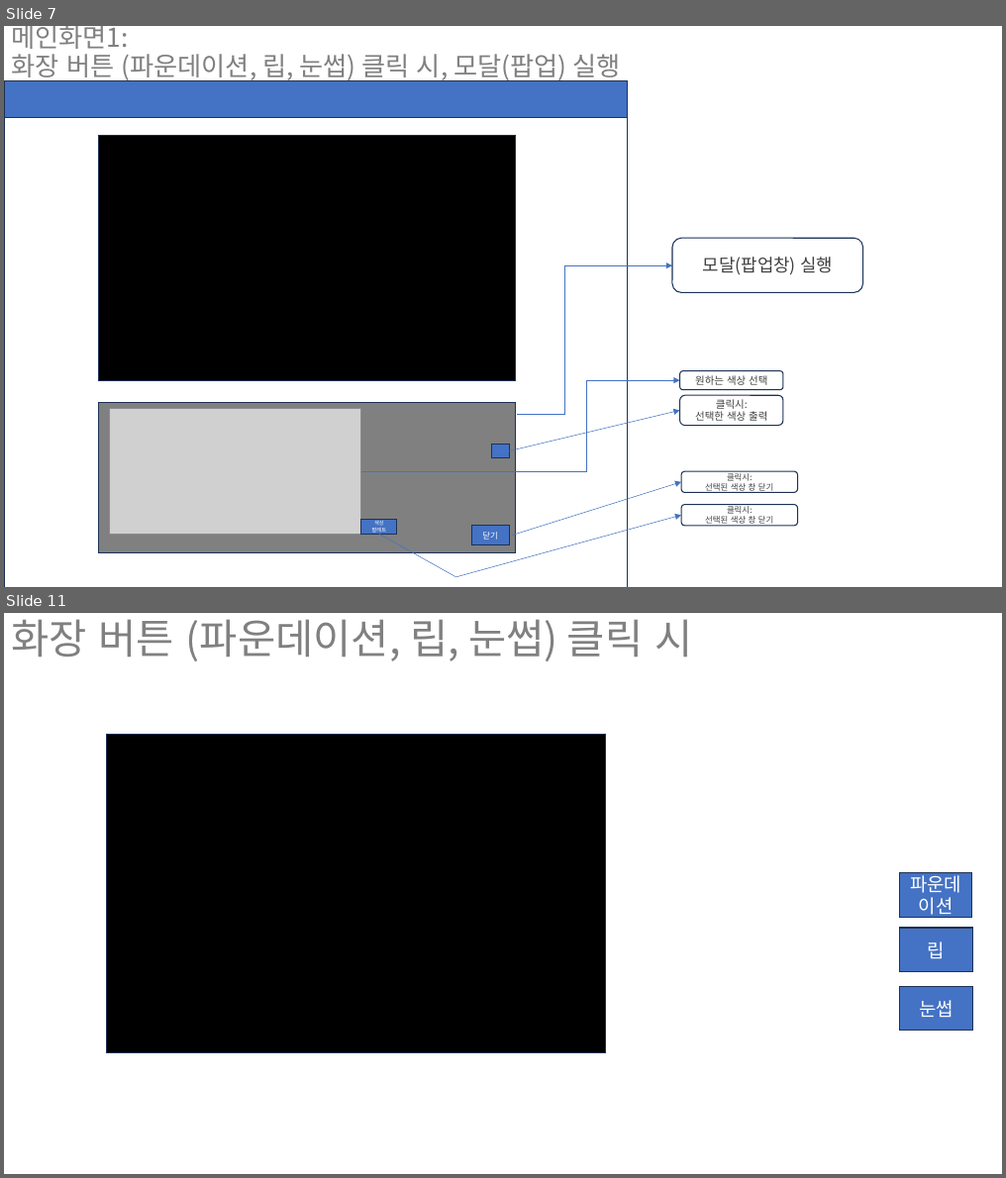
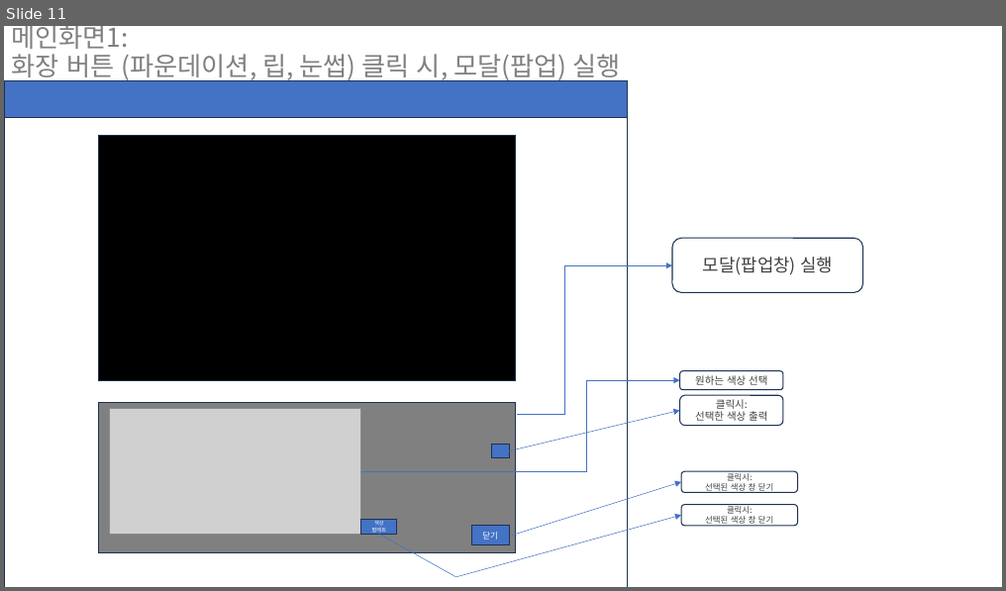
Before and after one commit to hosunghyun/Smart_Makeup_Web, a slide deck: UI프로토타입.pptx. Shown one above the other, each under a label of ours: slides 7 and 11 before the commit, slide 11 after it; the slides between them are not shown. The pictures are 1006x1178 and 1006x591 pixels, drawn with LibreOffice and Linux fonts; fonts in the diff are those of the drawing; grey boxes stand for pictures. Boxes give left, top, right and bottom in pixels: in the first picture for what was removed or moved away, otherwise in the second. Text is boxed around its words. In the diff, an @@ line names an element or a change of style, - is before the commit and + after.

```diff
--- a/UI프로토타입.pptx
+++ b/UI프로토타입.pptx
@@ slide 11 removed at bbox=[4, 613, 1002, 1174], background #FFFFFF @@
@@ title removed at bbox=[12, 619, 692, 662] @@
-화장 버튼 (파운데이션, 립, 눈썹) 클릭 시
@@ rectangle removed at bbox=[107, 735, 606, 1054] @@
@@ rectangle removed at bbox=[900, 872, 973, 917] @@
-파운데이션
@@ rectangle removed at bbox=[900, 928, 973, 972] @@
-립
@@ rectangle removed at bbox=[900, 986, 973, 1031] @@
-눈썹
@@ what was slide 7 is now slide 11 @@
```
Also in this commit, not shown: 7 slides changed, 7 slides added, 2 other slides removed.
